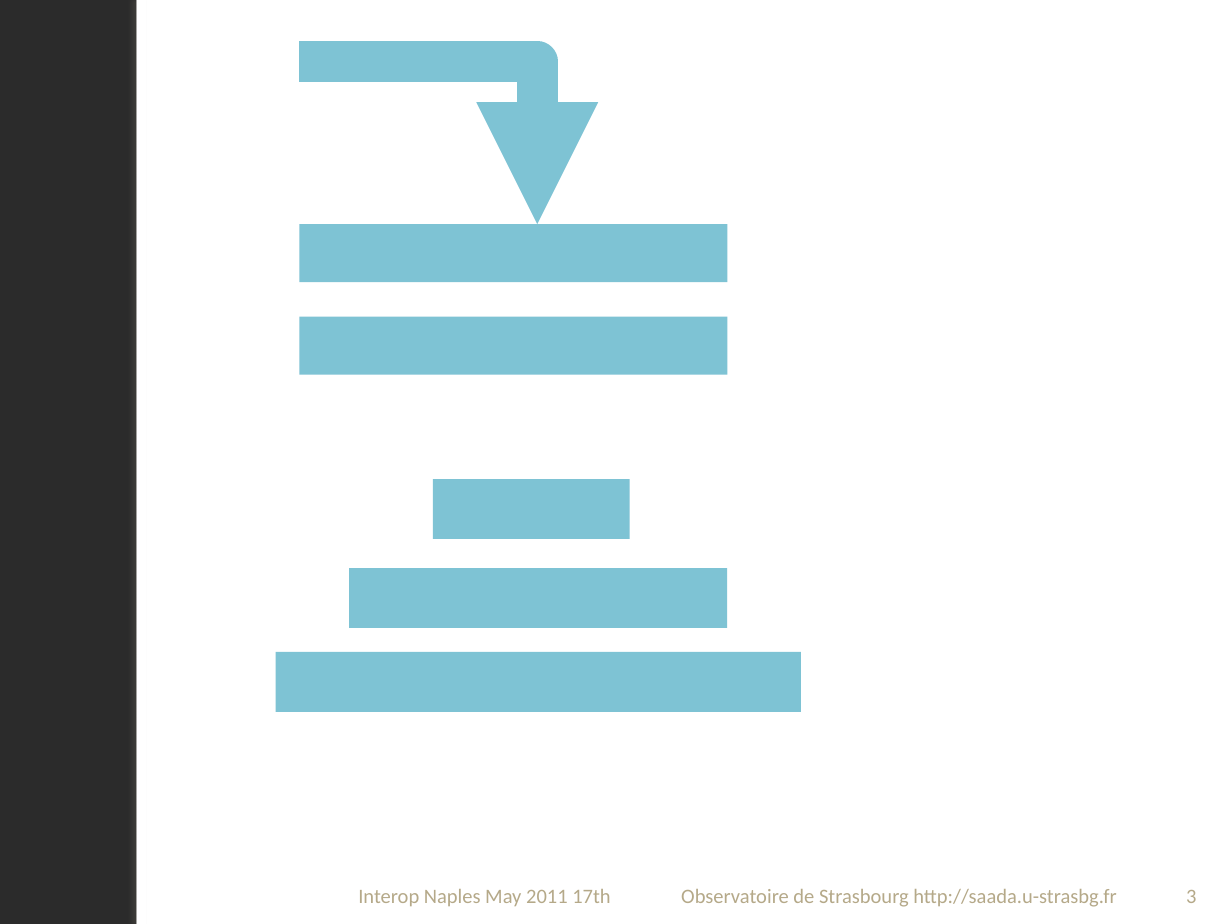
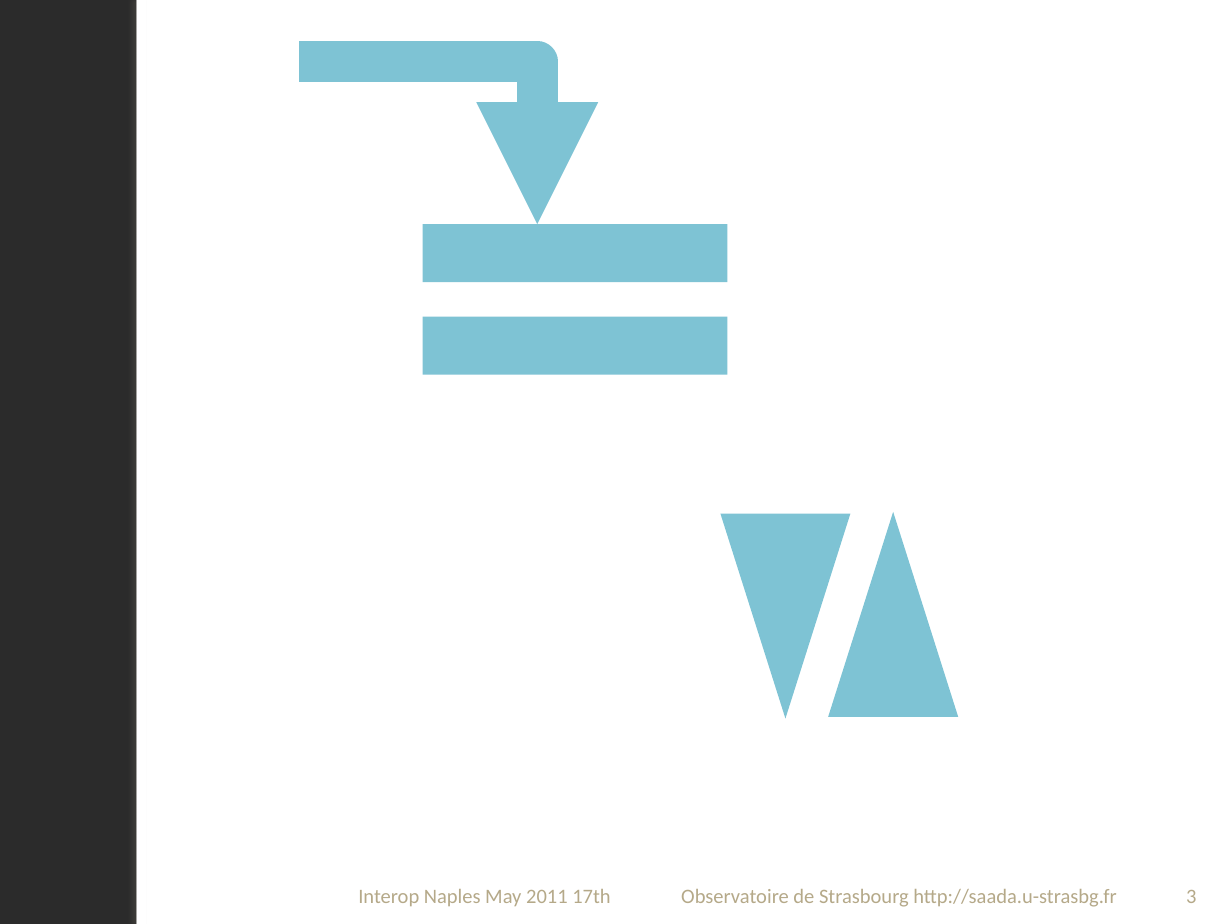
Before and after one commit to lmichel/saada, a slide deck: slide 3 of saadasvn/graphicalstuff/IconSource.pptx. Drawn at 1232x924 pixels with LibreOffice and Linux fonts; fonts in the diff are those of the drawing; background and template pictures are left out; a plain dark background stands for a picture behind light text. Boxes give left, top, right and bottom in pixels: in the first picture for what was removed or moved away, otherwise in the second. Text is boxed around its words. In the diff, an @@ line names an element or a change of style, - is before the commit and + after.

```diff
--- a/saadasvn/graphicalstuff/IconSource.pptx
+++ b/saadasvn/graphicalstuff/IconSource.pptx
@@ rectangle: place and size @@
-rectangle at <box>299,224,727,282</box>
+rectangle at <box>423,224,727,282</box>
@@ rectangle: place and size @@
-rectangle at <box>299,317,727,375</box>
+rectangle at <box>423,317,727,375</box>
@@ rectangle removed at <box>432,479,630,540</box> @@
@@ triangle added at <box>721,514,851,718</box>, fill #7EC3D4 @@
@@ triangle added at <box>828,511,958,716</box>, fill #7EC3D4 @@
@@ rectangle removed at <box>349,568,727,628</box> @@
@@ rectangle removed at <box>276,652,801,712</box> @@
```
Also in this commit, not shown: 2 slides added, 4 other files.
